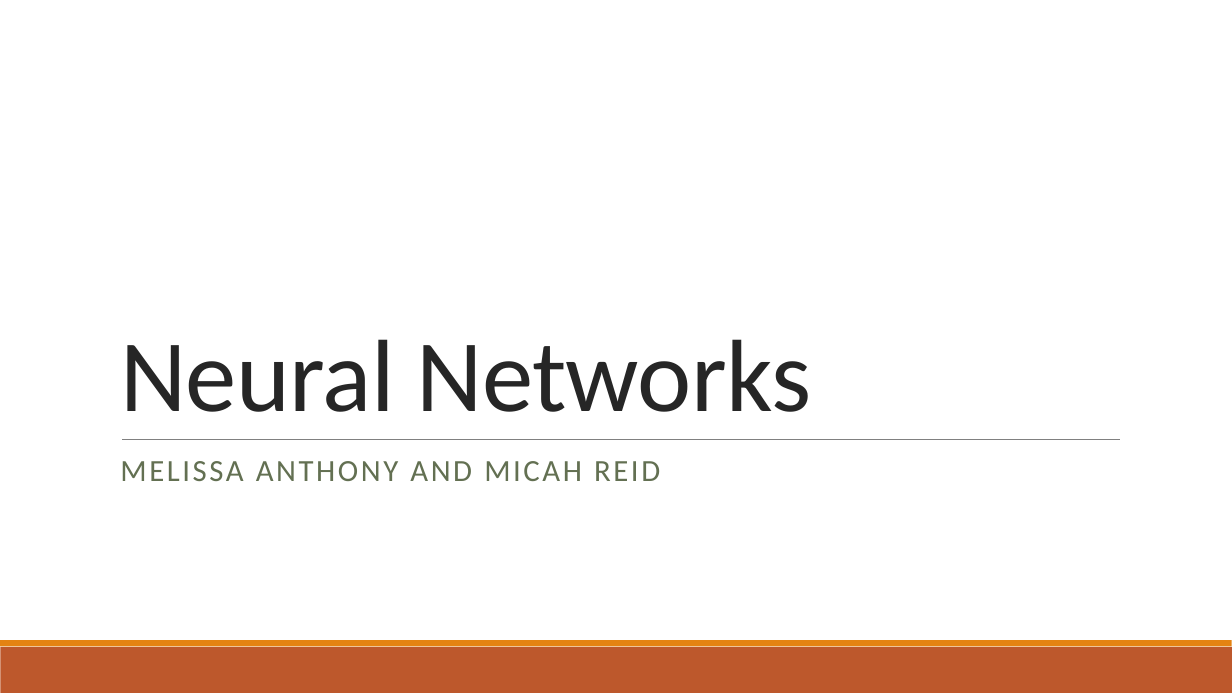
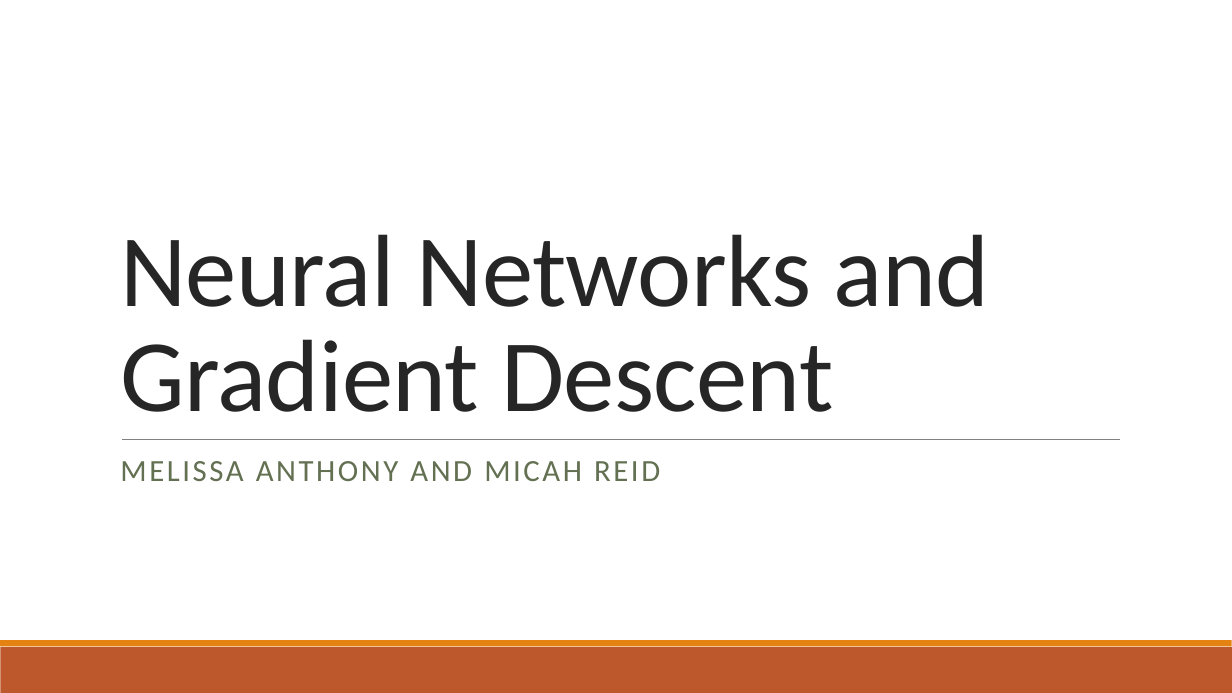
Before and after one commit to mhreid/Neural-Network-Learning, a slide deck: slide 1 of Neural Networks.pptx. Drawn at 1232x693 pixels with LibreOffice and Linux fonts; fonts in the diff are those of the drawing. Boxes give left, top, right and bottom in pixels: in the first picture for what was removed or moved away, otherwise in the second. Text is boxed around its words. In the diff, an @@ line names an element or a change of style, - is before the commit and + after.

```diff
--- a/Neural Networks.pptx
+++ b/Neural Networks.pptx
@@ title at (120, 234, 989, 412): text changed @@
-Neural Networks
+Neural Networks and
+Gradient Descent
```
Also in this commit, not shown: 2 other slides changed, 5 slides added, 3 slides removed, 1 other file.
